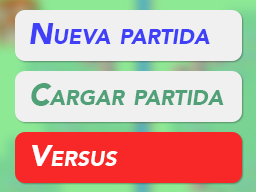
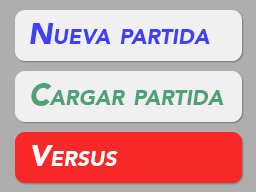
Comparing the layer stacks of the two 256×192 images. Changes:
added layer "Capa 1" above "Castillo" over [0, 0, 256, 192]
